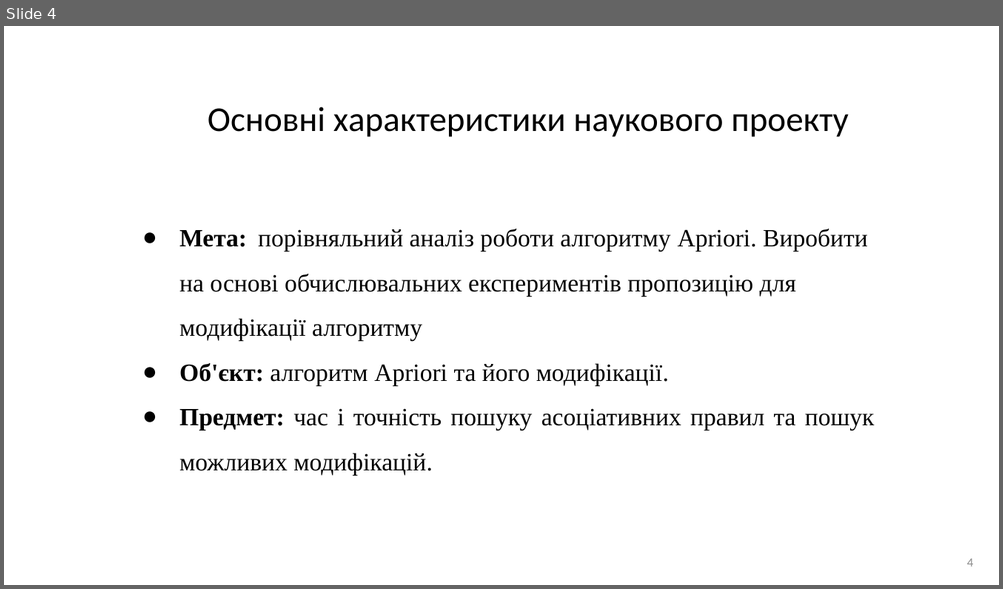
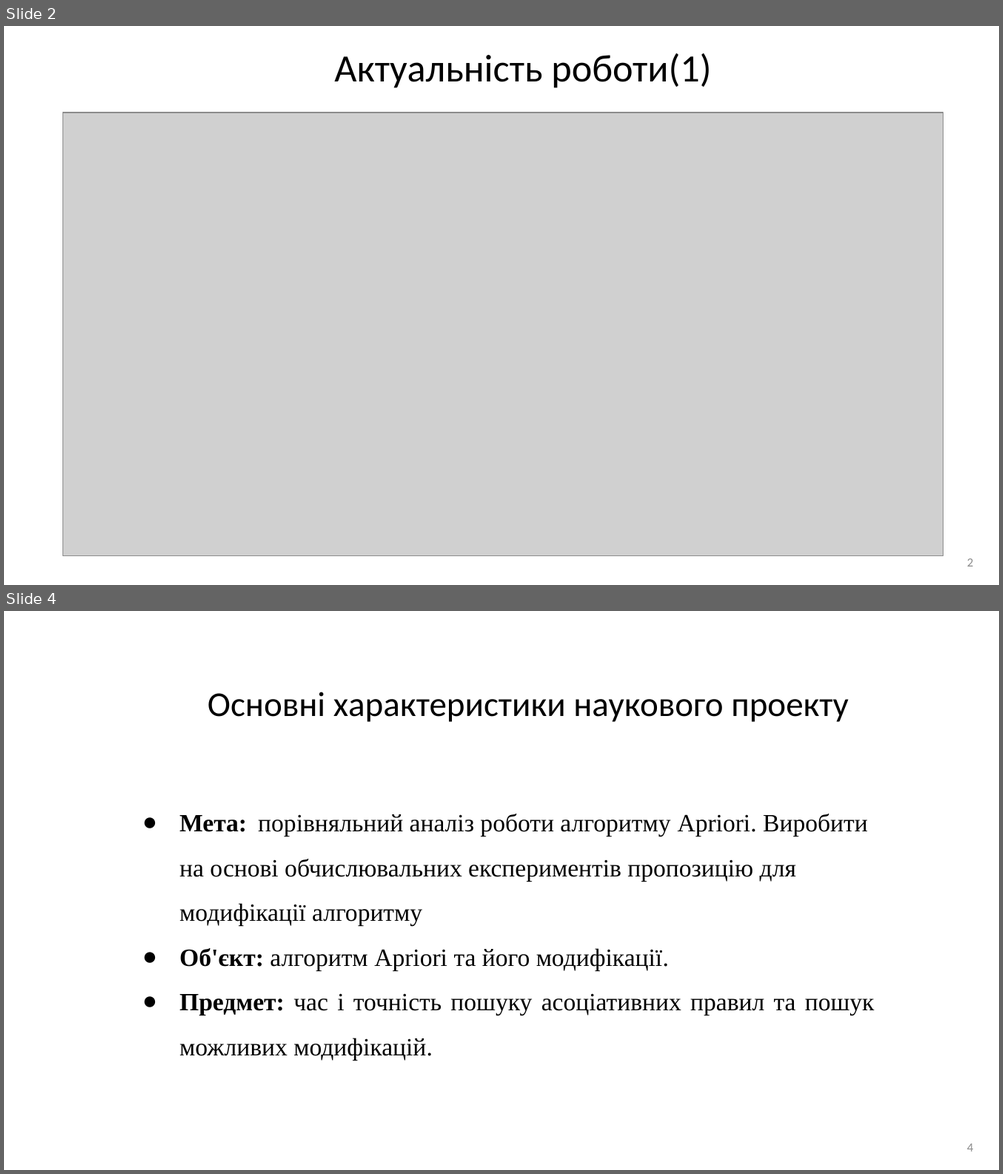
Before and after one commit to AndriiHavryliuk1/master2, a slide deck: docs/Дослідження_роботи_алгоритму_apriori.pptx. Shown one above the other, each under a label of ours: slide 4 before the commit, slides 2 and 4 after it; the slides between them are not shown. The pictures are 1003x589 and 1003x1174 pixels, drawn with LibreOffice and Linux fonts; fonts in the diff are those of the drawing; grey boxes stand for pictures. Boxes give left, top, right and bottom in pixels: in the first picture for what was removed or moved away, otherwise in the second. Text is boxed around its words. In the diff, an @@ line names an element or a change of style, - is before the commit and + after.

```diff
--- a/docs/Дослідження_роботи_алгоритму_apriori.pptx
+++ b/docs/Дослідження_роботи_алгоритму_apriori.pptx
@@ slide 2 added at (4,26,999,585), background #FFFFFF @@
@@ title added at (334,53,711,88), 28 pt, text #000000 @@
+Актуальність роботи(1)
@@ picture added at (62,113,943,556) @@
@@ page number added at (967,559,973,567), 9 pt, text #8C8C8C @@
+2
```
Also in this commit, not shown: 6 slides changed, 6 other slides added, 4 slides removed, 1 other file.
